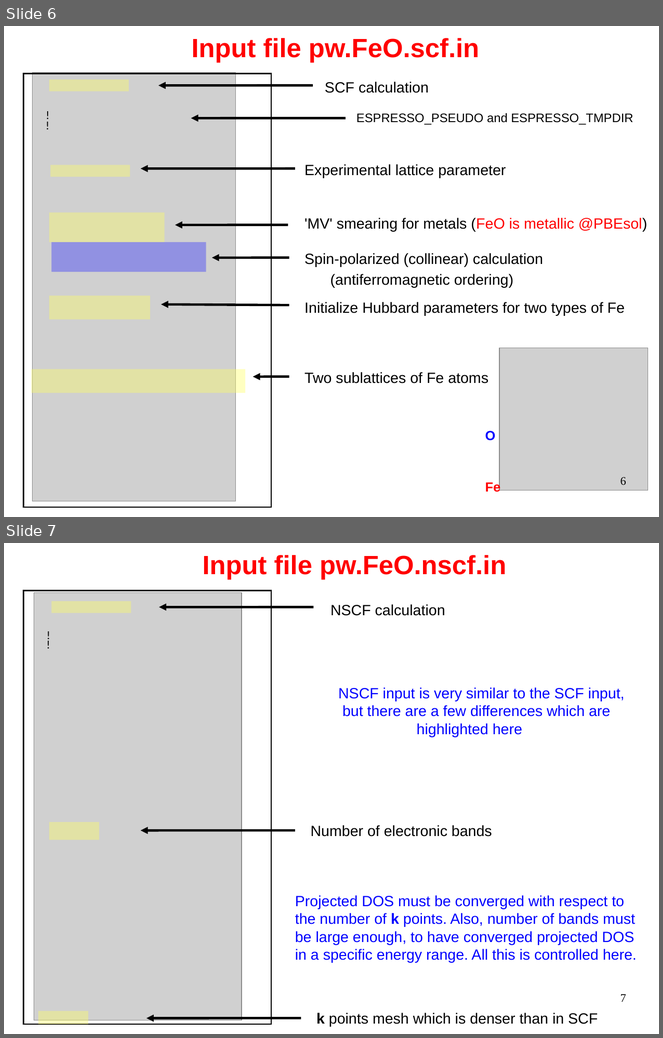
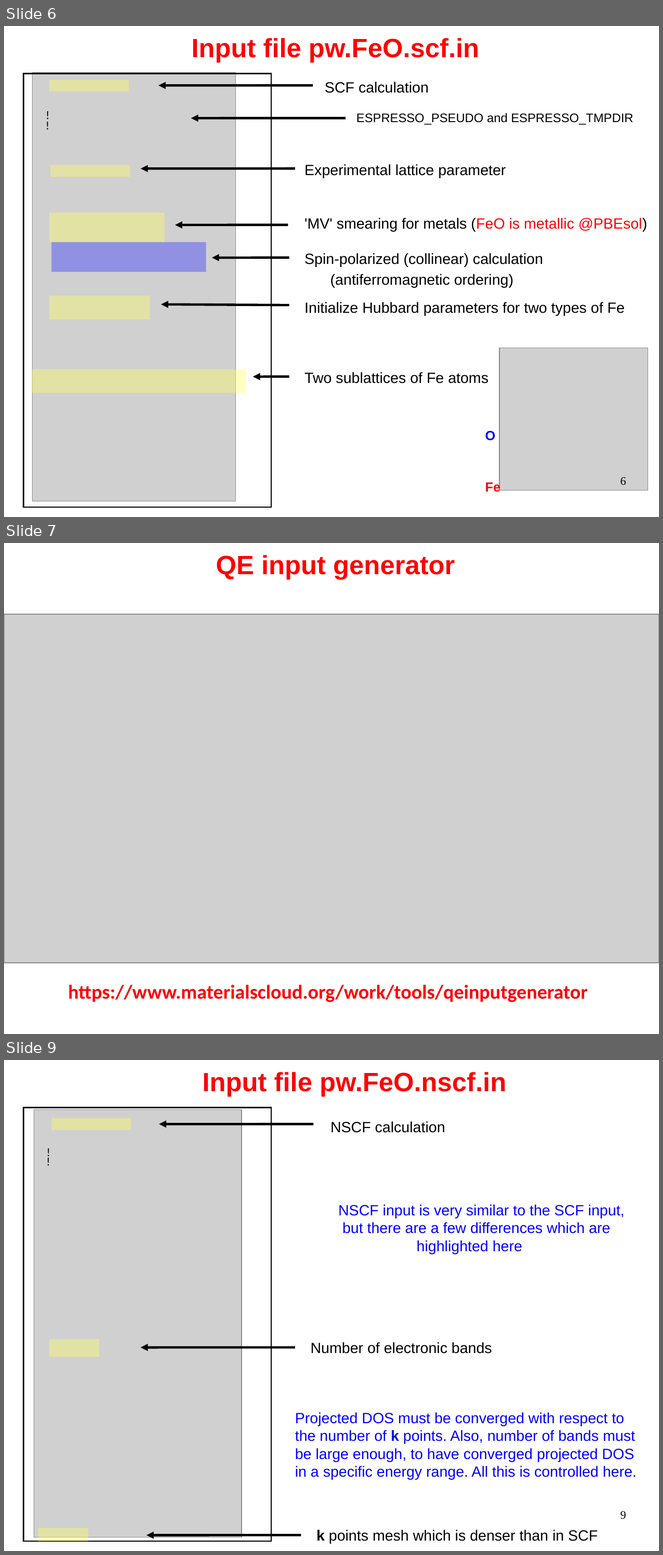
Before and after one commit to thepranab/materials-for-max-qe2021-online-school, a slide deck: slides.sources/handson-day4.odp. Shown one above the other, each under a label of ours: slides 6 and 7 before the commit, slides 6, 7 and 9 after it; the slides between them are not shown. The pictures are 663x1038 and 663x1555 pixels, drawn with LibreOffice and Linux fonts; fonts in the diff are those of the drawing; grey boxes stand for pictures. Boxes give left, top, right and bottom in pixels: in the first picture for what was removed or moved away, otherwise in the second. Text is boxed around its words. In the diff, an @@ line names an element or a change of style, - is before the commit and + after.

```diff
--- a/slides.sources/handson-day4.odp
+++ b/slides.sources/handson-day4.odp
@@ slide 7 added at <box>4,543,659,1034</box>, background #FFFFFF @@
@@ title added at <box>216,555,455,580</box>, 32 pt, text #FF0000, bold @@
+QE input generator
@@ picture added at <box>4,614,659,963</box> @@
@@ free added at <box>62,977,623,1007</box>, 24 pt, text #FF0000, bold @@
+https://www.materialscloud.org/work/tools/qeinputgenerator
@@ what was slide 7 is now slide 9 @@
@@ page number at <box>621,1511,626,1520</box>: text changed @@
-7
+9
```
Also in this commit, not shown: 1 slide changed, 2 other slides added, 1 other file.
